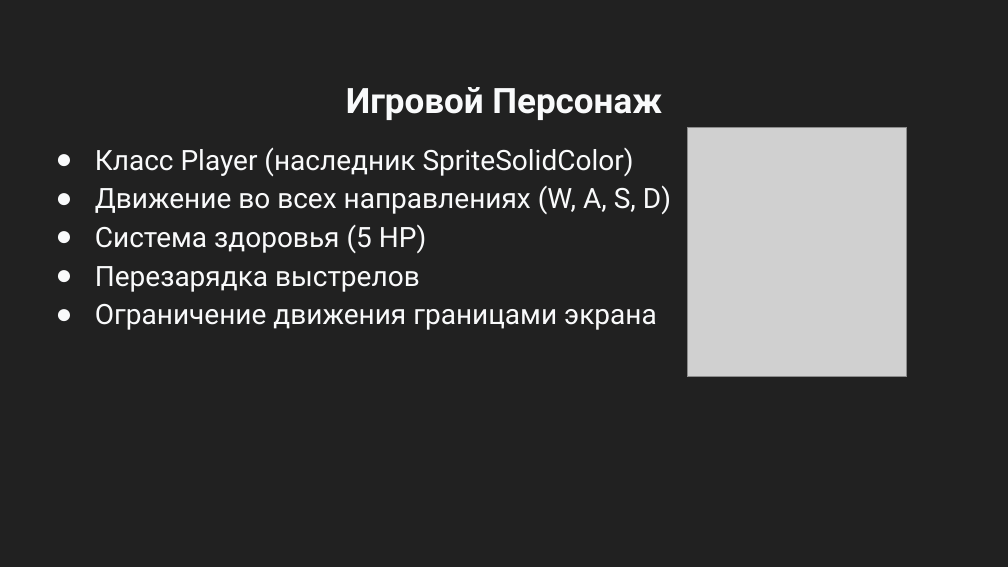
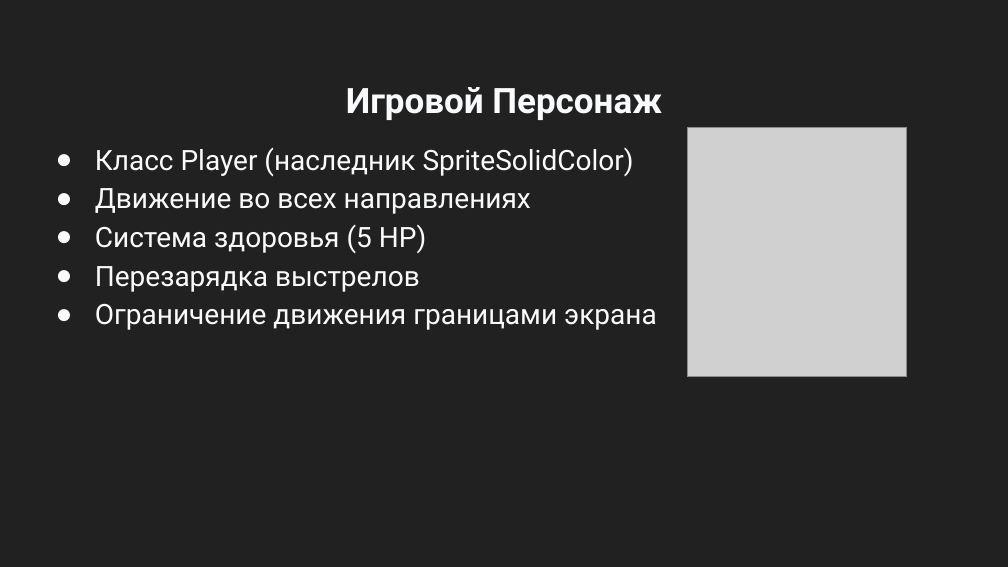
Before and after one commit to bouwler/ArcadeGame, a slide deck: slide 5 of Проект.pptx. Drawn at 1008x567 pixels with LibreOffice and Linux fonts; fonts in the diff are those of the drawing; grey boxes stand for pictures. Boxes give left, top, right and bottom in pixels: in the first picture for what was removed or moved away, otherwise in the second. Text is boxed around its words. In the diff, an @@ line names an element or a change of style, - is before the commit and + after.

```diff
--- a/Проект.pptx
+++ b/Проект.pptx
@@ text at <box>95,188,531,214</box>: text changed @@
-● Движение во всех направлениях (W, A, S, D)
+● Движение во всех направлениях
```
Also in this commit, not shown: 2 other slides changed.
